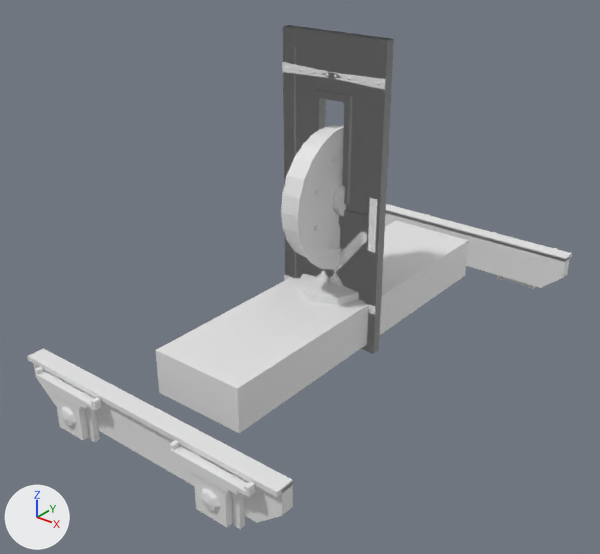
A saved change to the Blender file assets/train/Kit_baked.blend.
Before and after are seen from a 50 mm lens placed at (10.96, -15.0, 6.84), pointed at (-0.15, -1.11, -1.77). Arrows for +X, +Y and +Z are at lower left; the lights stay in place. The older version comes first.

Before the edit, the objects in view are built like this:
```python
me_bogie = bpy.data.meshes.new('Bogie')
me_bogie.from_pydata(...)  # 389 vertices, 311 faces; spans x -3.6..3.6, y -6.68..6.68, z -0.95..0.95
me_bogie.materials.append(mat_iron)
me_doorleafl = bpy.data.meshes.new('DoorLeafL')
me_doorleafl.from_pydata(...)  # 275 vertices, 265 faces; spans x -1.4..1.4, y -0.15..0.15, z -3.75..3.75
# faces by material slot: [84, 125, 56]
me_doorleafl.materials.append(mat_planks)
me_doorleafl.materials.append(mat_iron)
me_doorleafl.materials.append(mat_brass)
me_wheel = bpy.data.meshes.new('Wheel')
me_wheel.from_pydata(...)  # 312 vertices, 334 faces; spans x -0.42..0.42, y -1.74..1.74, z -1.74..1.74
# faces by material slot: [286, 48]
me_wheel.materials.append(mat_iron)
me_wheel.materials.append(mat_teak)
ob_bogie = bpy.data.objects.new('Bogie', me_bogie)
ob_bogie.location = (0.0, 0.0, -3.15)
ob_doorleafl = bpy.data.objects.new('DoorLeafL', me_doorleafl)
ob_doorleafl.location = (0.0, -0.07, 0.0)
ob_wheel = bpy.data.objects.new('Wheel', me_wheel)
ob_wheel.location = (0.0, 0.0, 0.0)
# also in view: 'DoorLeafR' at (0.0, -0.06, 0.0)
```
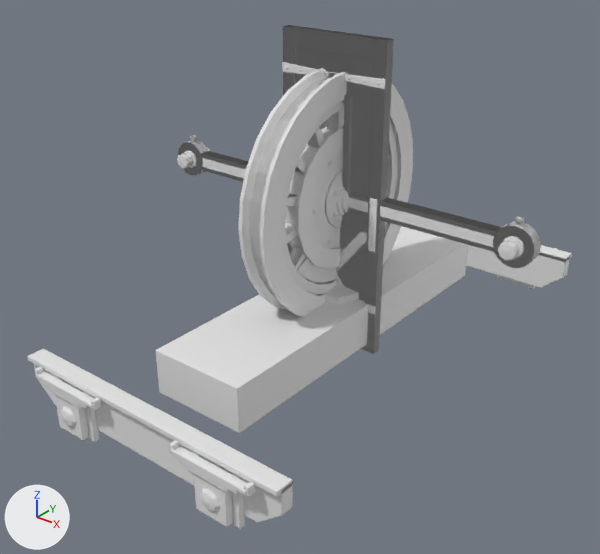
The change, as JSON lines over the scene's bpy script:
```json
{"op": "add", "block": "me_rodn", "code": ["me_rodn = bpy.data.meshes.new('RodN')", "me_rodn.from_pydata(...)  # 252 vertices, 318 faces; spans x -5.11..5.11, y -0.31..0.31, z -0.54..0.54", "# faces by material slot: [194, 124]", "me_rodn.materials.append(mat_iron)", "me_rodn.materials.append(mat_brass)"]}
{"op": "add", "block": "me_rodp", "code": ["me_rodp = bpy.data.meshes.new('RodP')", "me_rodp.from_pydata(...)  # 252 vertices, 318 faces; spans x -5.11..5.11, y -0.31..0.31, z -0.54..0.54", "# faces by material slot: [194, 124]", "me_rodp.materials.append(mat_iron)", "me_rodp.materials.append(mat_brass)"]}
{"op": "add", "block": "me_drivewheeln", "code": ["me_drivewheeln = bpy.data.meshes.new('DriveWheelN')", "me_drivewheeln.from_pydata(...)  # 567 vertices, 514 faces; spans x -0.45..0.45, y -2.96..2.96, z -2.96..2.96", "me_drivewheeln.materials.append(mat_iron)"]}
{"op": "add", "block": "me_drivewheelp", "code": ["me_drivewheelp = bpy.data.meshes.new('DriveWheelP')", "me_drivewheelp.from_pydata(...)  # 567 vertices, 514 faces; spans x -0.45..0.45, y -2.96..2.96, z -2.96..2.96", "me_drivewheelp.materials.append(mat_iron)"]}
{"op": "add", "block": "ob_rodn", "code": ["ob_rodn = bpy.data.objects.new('RodN', me_rodn)", "ob_rodn.location = (0.0, 0.16, 0.07)"]}
{"op": "add", "block": "ob_rodp", "code": ["ob_rodp = bpy.data.objects.new('RodP', me_rodp)", "ob_rodp.location = (0.0, -0.16, 0.07)"]}
{"op": "add", "block": "ob_drivewheeln", "code": ["ob_drivewheeln = bpy.data.objects.new('DriveWheelN', me_drivewheeln)", "ob_drivewheeln.location = (0.11, 0.0, 0.0)"]}
{"op": "add", "block": "ob_drivewheelp", "code": ["ob_drivewheelp = bpy.data.objects.new('DriveWheelP', me_drivewheelp)", "ob_drivewheelp.location = (-0.11, 0.0, 0.0)"]}
```

Pixel boxes (x1, y1, x2, y2) of what changed, in the pictures (600 x 554 px):
```json
{"object": "DriveWheelN", "change": "added", "after": [238, 68, 409, 310]}
{"object": "DriveWheelP", "change": "added", "after": [250, 72, 413, 317]}
{"object": "RodP", "change": "added", "after": [177, 135, 541, 268], "faces in mat_iron": [177, 140, 541, 268], "faces in mat_brass": [184, 135, 524, 259]}
{"object": "RodN", "change": "added", "after": [180, 135, 541, 264], "faces in mat_iron": [180, 141, 541, 264]}
```
